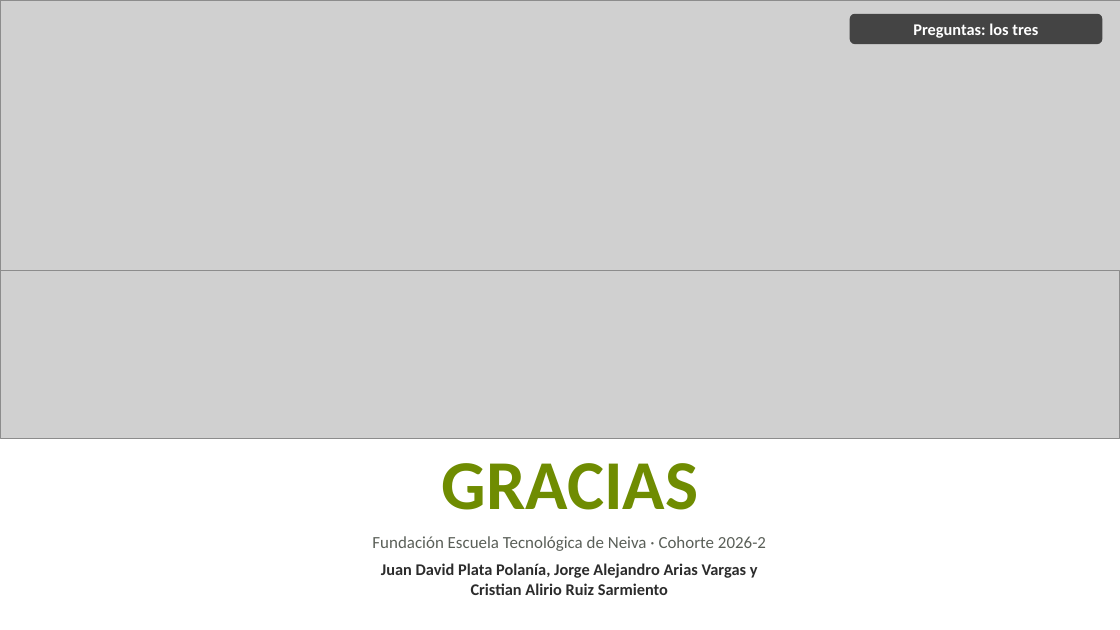
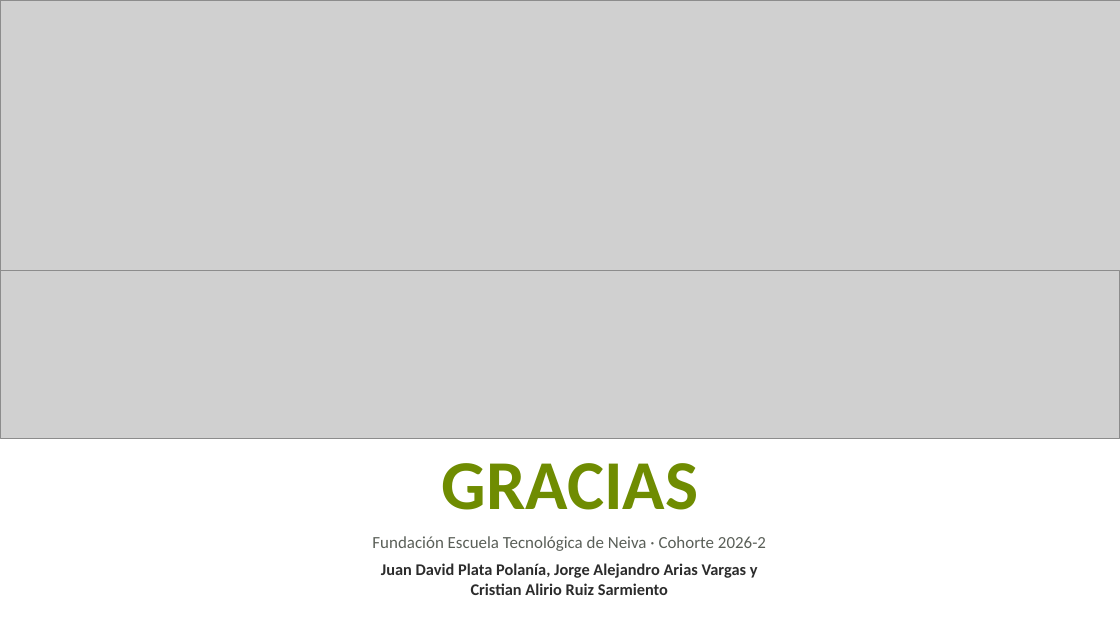
Before and after one commit to juandadevp/cuentasclaras, a slide deck: slide 15 of docs/Exposicion_Cuentas_Claras_con_responsables.pptx (slide 16 before the commit). Drawn at 1120x630 pixels with LibreOffice and Linux fonts; fonts in the diff are those of the drawing; grey boxes stand for pictures. Boxes give left, top, right and bottom in pixels: in the first picture for what was removed or moved away, otherwise in the second. Text is boxed around its words. In the diff, an @@ line names an element or a change of style, - is before the commit and + after.

```diff
--- a/docs/Exposicion_Cuentas_Claras_con_responsables.pptx
+++ b/docs/Exposicion_Cuentas_Claras_con_responsables.pptx
@@ rounded rectangle removed at (x1=850, y1=13, x2=1103, y2=44) @@
-Preguntas: los tres
```
Also in this commit, not shown: 12 other slides changed, 1 slide removed, 1 other file.
